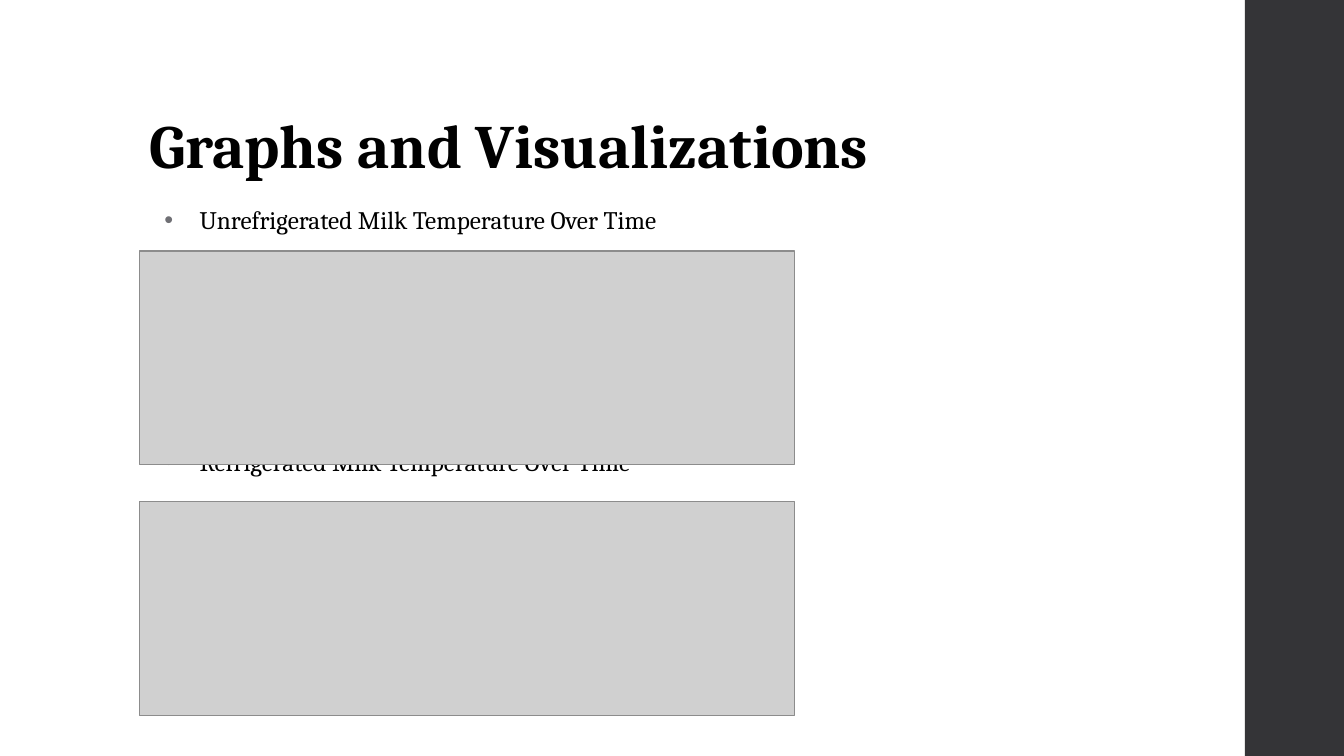
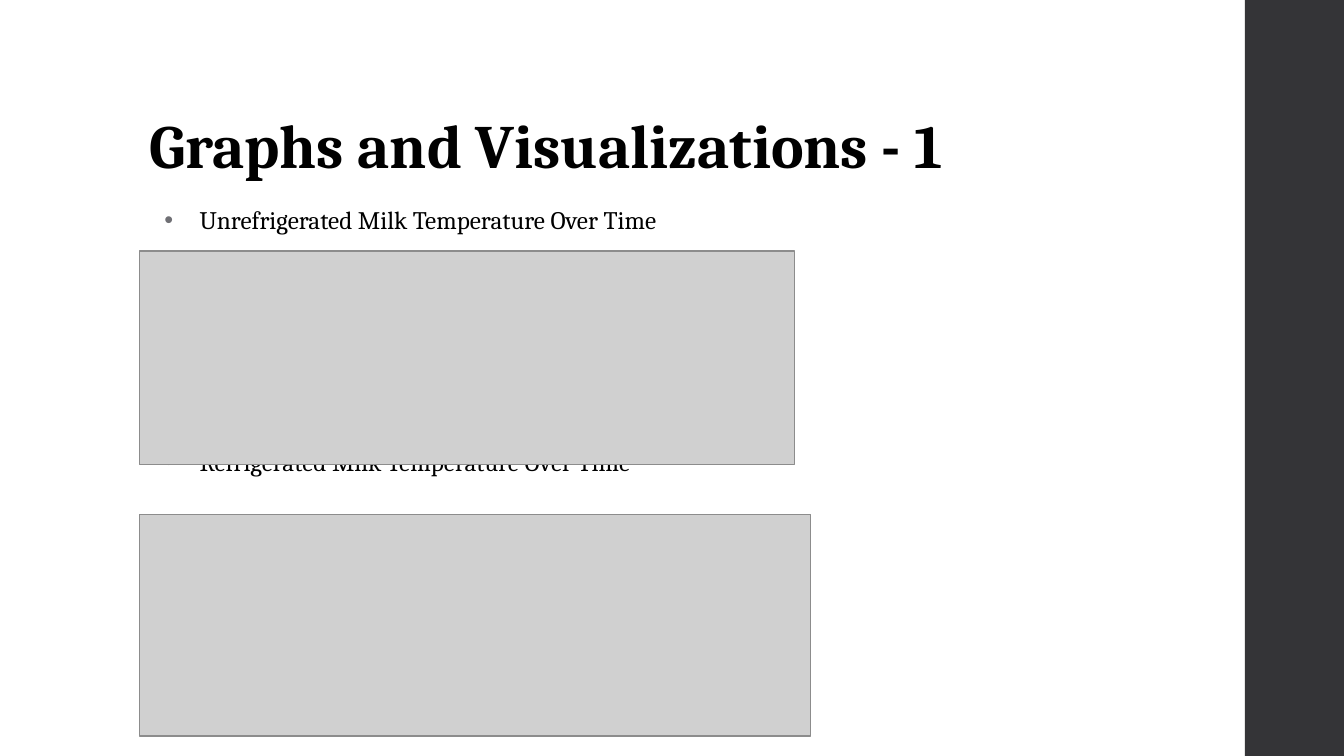
Before and after one commit to NahomAbera/Smart-Milk-Spoilage-Detection-Experiment-Data-Analysis, a slide deck: slide 8 of Project Presentation/Project Presentation.pptx. Drawn at 1344x756 pixels with LibreOffice and Linux fonts; fonts in the diff are those of the drawing; grey boxes stand for pictures. Boxes give left, top, right and bottom in pixels: in the first picture for what was removed or moved away, otherwise in the second. Text is boxed around its words. In the diff, an @@ line names an element or a change of style, - is before the commit and + after.

```diff
--- a/Project Presentation/Project Presentation.pptx
+++ b/Project Presentation/Project Presentation.pptx
@@ title at (149,125,943,181): text changed @@
-Graphs and Visualizations
+Graphs and Visualizations - 1
@@ picture: place and size @@
-picture at (139,502,795,716)
+picture at (139,514,811,736)
```
Also in this commit, not shown: 7 other slides changed, 3 slides added, 1 slide removed.
